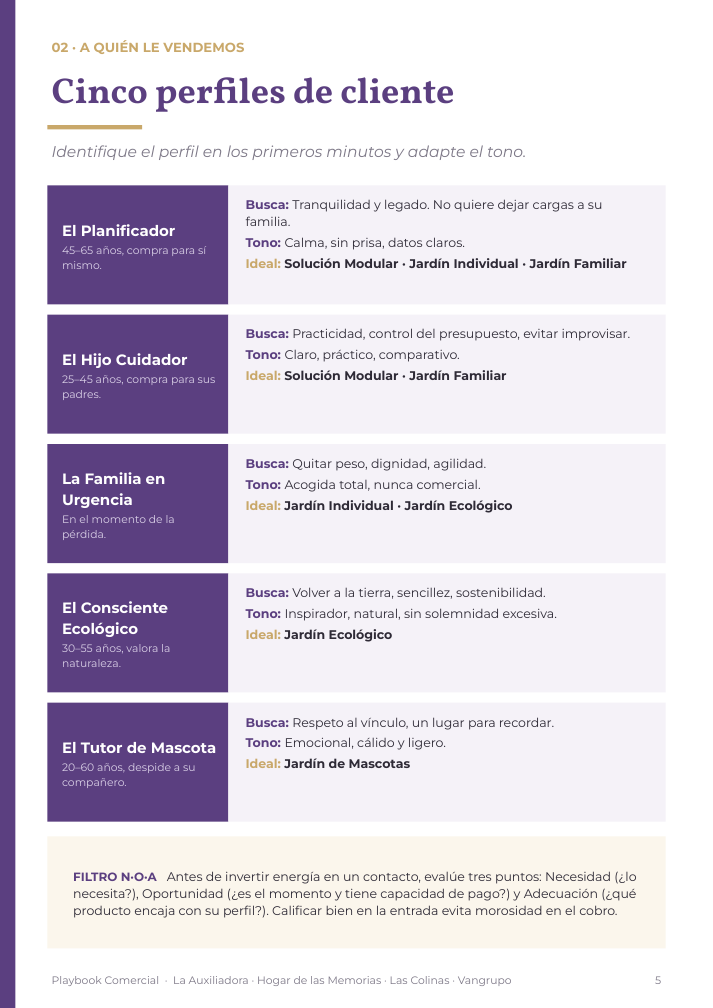
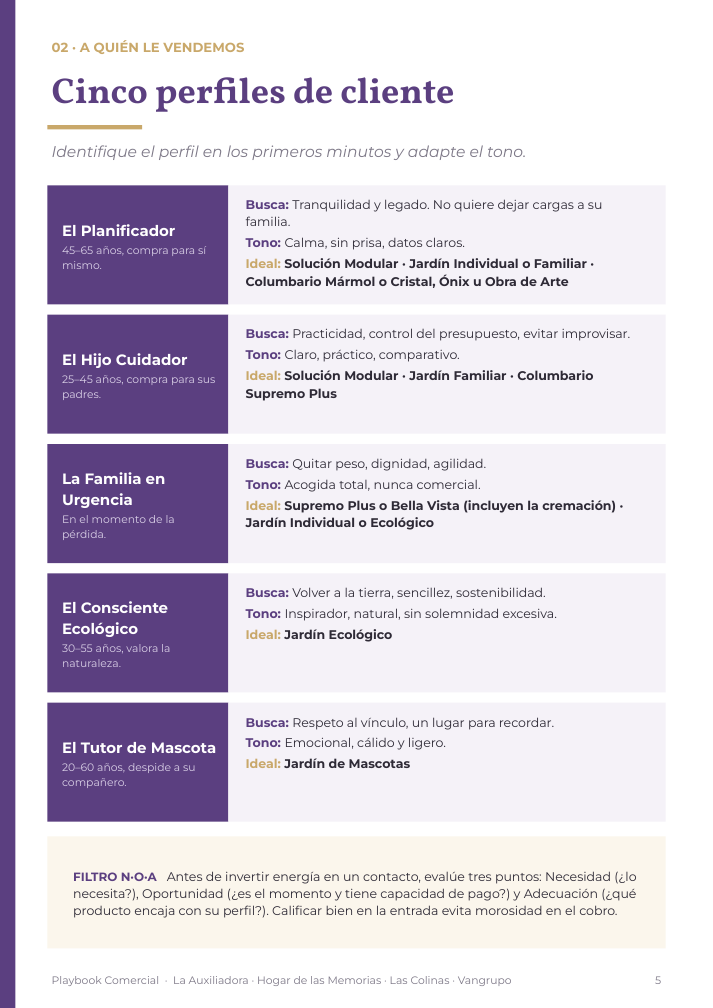
Before and after one commit to os267/teste, a slide deck: slide 5 of playbook/salida/Playbook_Comercial_Cremacion_Vangrupo_Vertical.pptx. Drawn at 713x1008 pixels with LibreOffice and Linux fonts; fonts in the diff are those of the drawing. Boxes give left, top, right and bottom in pixels: in the first picture for what was removed or moved away, otherwise in the second. Text is boxed around its words. In the diff, an @@ line names an element or a change of style, - is before the commit and + after.

```diff
--- a/playbook/salida/Playbook_Comercial_Cremacion_Vangrupo_Vertical.pptx
+++ b/playbook/salida/Playbook_Comercial_Cremacion_Vangrupo_Vertical.pptx
@@ text at (246,258,587,288): text changed @@
-Ideal: Solución Modular · Jardín Individual · Jardín Familiar
+Ideal: Solución Modular · Jardín Individual o Familiar · Columbario Mármol o Cristal, Ónix u Obra de Arte
@@ text at (246,370,593,401): text changed @@
-Ideal: Solución Modular · Jardín Familiar
+Ideal: Solución Modular · Jardín Familiar · Columbario Supremo Plus
@@ text at (246,500,616,530): text changed @@
-Ideal: Jardín Individual · Jardín Ecológico
+Ideal: Supremo Plus o Bella Vista (incluyen la cremación) · Jardín Individual o Ecológico
```
Also in this commit, not shown: 8 other slides changed, 12 other files.
